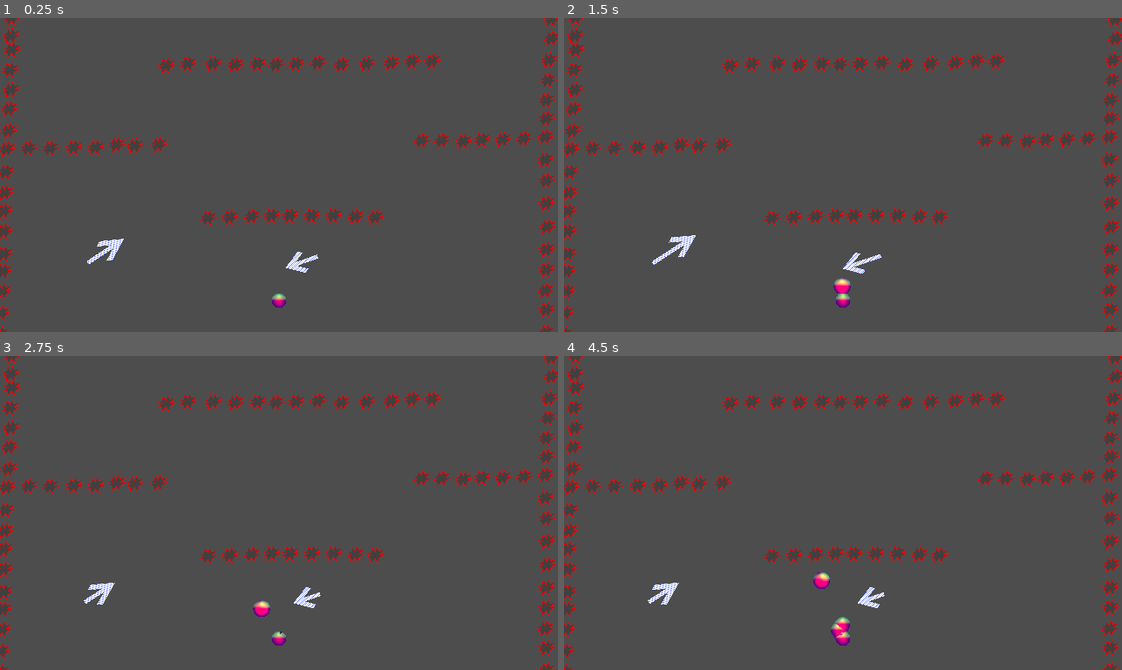
Above: before the commit, frames 1-4 (two rows, left to right).
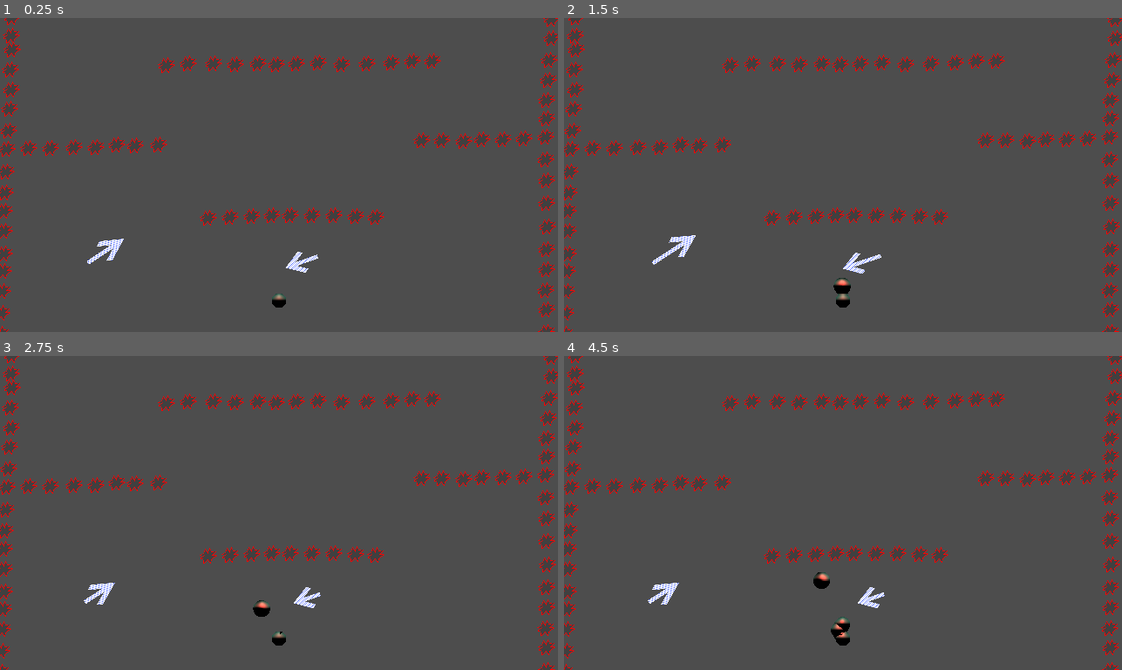
Above: after the commit, the same moments.

Repository: Raattis/ggj25
Game: Godot game, scene res://riku/maailma.tscn
Same seed, same stepped clock (60 frames per second), same inputs: the game is played once before the commit and once after it. The engine's default icon, where the game draws it, is replaced by a stand-in: a white triangle on a blue panel in a dark square.
Inputs (mouse positions are in pixels of both pictures, inside the frame that each line leads up to):
- Up to frame 1 (0.25 s): no input
- Up to frame 2 (1.5 s): move the mouse to (965, 159) at 0.52 s; hold Space (launch) 0.53-1.28 s; move the mouse to (731, 190) at 1.27 s; tap Middle mouse button (move_camera) at 1.35 s
- Up to frame 3 (2.75 s): move the mouse to (334, 443) at 2.02 s; hold Right mouse button (remove) from 2.03 s (still down)
- Up to frame 4 (4.5 s): move the mouse to (815, 575) at 2.77 s; release Right mouse button (remove) at 2.78 s; click (815, 575) at 2.85 s; move the mouse to (1010, 560) at 3.52 s; hold Space (launch) 3.53-4.28 s; move the mouse to (675, 465) at 4.27 s; tap Middle mouse button (move_camera) at 4.35 s

The runs differ from the first frame. In frame 1, less than 0.1% of the frame differs, in the area x 48-52%, y 87-93%; in frame 2, 0.2%; in frame 3, 0.2%; in frame 4, 0.4%, in the area x 44-52%, y 68-93%.

Commit message:
meta säätöä. väri jotain

Diff:
--- a/godot-project/janne/bubblescene.gdshader
+++ b/godot-project/janne/bubblescene.gdshader
@@ -50,7 +50,7 @@
 
 	float light = -dot(normalize(vec3(pos, 0.0)), normal);
 
-	COLOR = vec4(metasum, light, 0.5, 1.0);
+	COLOR = vec4(vec3(metasum, 0.6, 0.5) * light, 1.0);
 }
 
 //void light() {
--- a/godot-project/riku/maailma.tscn
+++ b/godot-project/riku/maailma.tscn
@@ -275,8 +275,6 @@
 
 [node name="kursori" parent="." instance=ExtResource("1_c3fsg")]
 position = Vector2(378, -80)
-angular_damping = 0.0
-max_angular_velocity = 100.0
 
 [node name="poks" parent="." instance=ExtResource("8_w20kg")]
 visible = false
Not shown: 1 places in godot-project/riku/maailma.tscn that only renumber resources
